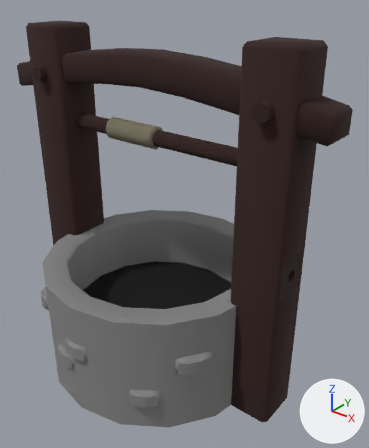
The FBX model Assets/FlawLizArt/Well/well.fbx, before and after one commit.
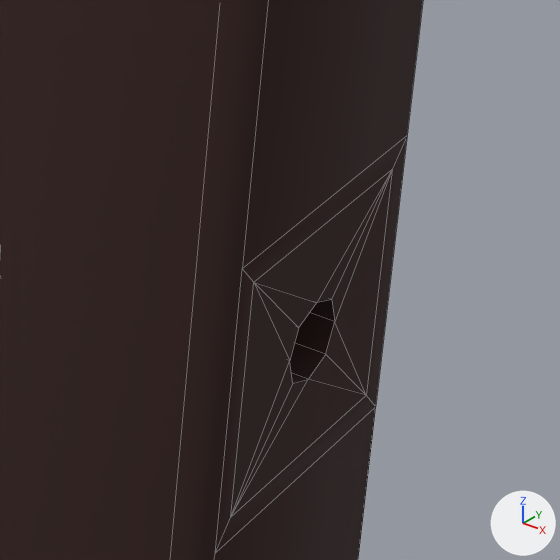
Each version appears first whole from a 50 mm lens placed at (2.655, -2.942, 3.232), pointed at (0.211, 0.112, 1.338), and next in a close-up on the part from 67% to 88% of the width and 51% to 68% of the height. Lighting does not change. The marker at lower right points along +X, +Y and +Z. The close-ups show mesh edges as thin lines. Vertices at the same position are counted once.

Objects in the first close-up: 'Well'.
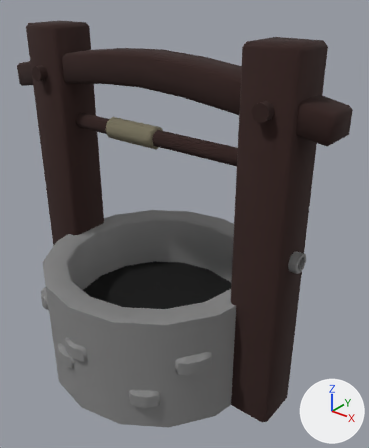
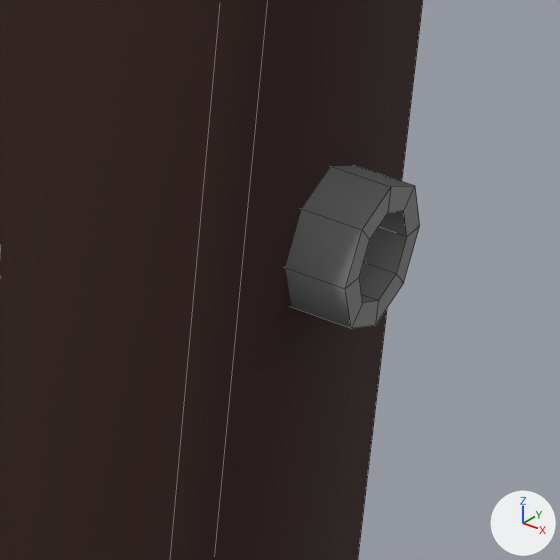
The change, as a list of edits to the scene's bpy script:
```text
Change me_cylinder_007:
    used by ob_well; location = (0.0, 0.0, 0.0)
    remove me_cylinder_007.from_pydata(...)  # 612 vertices, 558 faces; spans x -1.54..1.51, y -1.03..1.02, z 0.0..2.88
    add me_cylinder_007.from_pydata(...)  # 620 vertices, 558 faces; spans x -1.54..1.51, y -1.03..1.02, z 0.0..2.88
    me_cylinder_007 part 1: a new loose piece of 32 vertices spanning x 1.02..1.35, y -0.08..0.08, z 1.34..1.49
    me_cylinder_007 part 2
    24 vertices are removed from x 1.1..1.29, y -0.17..0.17, z 1.13..1.45
    29 faces are deleted
    3 new faces join them, mat_wood (brown #311c19)
```

Changed parts and their boxes (x1, y1, x2, y2) in the close-ups (560 x 560 px):
part 1 of me_cylinder_007, added
    after: (285, 166, 420, 328)
part 2 of me_cylinder_007, cut back
    both: (170, 0, 423, 560)
